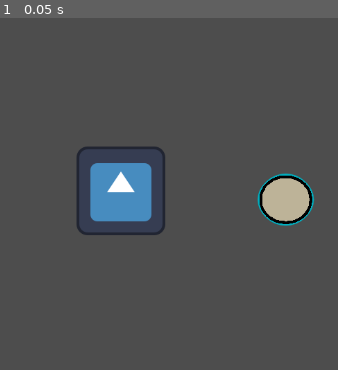
Above: before the commit, frame 1.
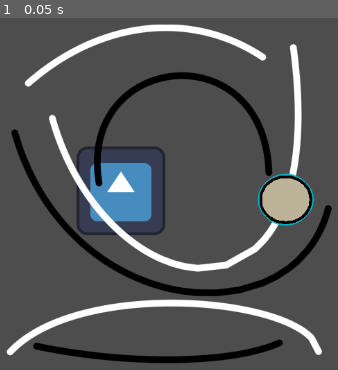
Above: after the commit, the same moment.

Repository: shafayatb/ShaderPlayground
Game: Godot game, scene res://shader_test.tscn
Same seed, same stepped clock (60 frames per second), same inputs: the game is played once before the commit and once after it. The engine's default icon, where the game draws it, is replaced by a stand-in: a white triangle on a blue panel in a dark square.
Inputs:
- Up to frame 1 (0.05 s): no input

The runs differ from the first frame. In frame 1, 13% of the frame differs, in the area x 1-99%, y 1-99%.

Commit message:
Line screen shader demo

Diff:
--- /dev/null
+++ b/code_shaders/line_screen.gdshader
@@ -0,0 +1,11 @@
+shader_type canvas_item;
+
+uniform vec2 target = vec2(0.5);
+uniform float intensity: hint_range(0.0, 1.0, 0.01) ;
+
+void fragment() {
+	COLOR = vec4(1.0);
+	float x = SCREEN_PIXEL_SIZE.x / distance(vec2(target.x, UV.y), UV);
+	float y = SCREEN_PIXEL_SIZE.y / distance(vec2(UV.x, target.y), UV);
+	COLOR.a = (x+y) * intensity;
+}
--- /dev/null
+++ b/code_shaders/line_screen_shader.tres
@@ -0,0 +1,8 @@
+[gd_resource type="ShaderMaterial" load_steps=2 format=3 uid="uid://dhof6twpios61"]
+
+[ext_resource type="Shader" uid="uid://di1doqs0nt635" path="res://code_shaders/line_screen.gdshader" id="1_5a7cu"]
+
+[resource]
+shader = ExtResource("1_5a7cu")
+shader_parameter/target = Vector2(0.5, 0.5)
+shader_parameter/intensity = 0.72
--- a/code_shaders/ripple_reflection.tres
+++ b/code_shaders/ripple_reflection.tres
@@ -17,4 +17,4 @@
 shader_parameter/y_amount = 0.6
 shader_parameter/tint = Color(0, 0.647059, 0.764706, 1)
 shader_parameter/scale = Vector2(6.77344, 5.67188)
-shader_parameter/zoom = Vector2(0, 0.5)
+shader_parameter/zoom = Vector2(0, 0.263331)
--- a/code_shaders/shockwave.gdshader
+++ b/code_shaders/shockwave.gdshader
@@ -1,14 +1,16 @@
 shader_type canvas_item;
 
-void vertex() {
-	// Called for every vertex the material is visible on.
-}
+uniform vec2 center;
+uniform float force;
+uniform float size;
+uniform float thickness;
+uniform sampler2D screen_texture : hint_screen_texture, repeat_disable, filter_nearest;
 
 void fragment() {
-	// Called for every pixel the material is visible on.
+	float ratio = SCREEN_PIXEL_SIZE.x / SCREEN_PIXEL_SIZE.y;
+	vec2 scaledUV = ( SCREEN_UV - vec2(0.5, 0.0) ) / vec2(ratio, 1.0) + vec2(0.5, 0.0);
+	float mask = (1.0 - smoothstep(size-0.1, size, length(scaledUV - center))) *
+		smoothstep(size-thickness-0.1, size-thickness, length(scaledUV - center));
+	vec2 disp = normalize(scaledUV - center) * force * mask;
+	COLOR = texture(screen_texture, SCREEN_UV - disp);
 }
-
-//void light() {
-//	// Called for every pixel for every light affecting the CanvasItem.
-//	// Uncomment to replace the default light processing function with this one.
-//}
--- a/code_shaders/shockwave_shader.tres
+++ b/code_shaders/shockwave_shader.tres
@@ -4,3 +4,7 @@
 
 [resource]
 shader = ExtResource("1_d2w3p")
+shader_parameter/center = Vector2(0.5, 0.5)
+shader_parameter/force = 0.05
+shader_parameter/size = 1.0
+shader_parameter/thickness = 0.09
--- /dev/null
+++ b/mouse_shader_test.gd
@@ -0,0 +1,9 @@
+extends Node2D
+
+@onready var color_rect: ColorRect = $CanvasLayer/ColorRect
+
+func _process(delta: float) -> void:
+	var mouse_position = get_viewport().get_mouse_position()
+	mouse_position.x /= get_viewport_rect().size.x
+	mouse_position.y /= get_viewport_rect().size.y
+	color_rect.material.set_shader_parameter("target", mouse_position)
--- /dev/null
+++ b/mouse_shader_test.tscn
@@ -0,0 +1,17 @@
+[gd_scene load_steps=3 format=3 uid="uid://bvker77qhbxl1"]
+
+[ext_resource type="Script" uid="uid://5pc086ydf6g4" path="res://mouse_shader_test.gd" id="1_j16d8"]
+[ext_resource type="Material" uid="uid://dhof6twpios61" path="res://code_shaders/line_screen_shader.tres" id="2_qca7y"]
+
+[node name="MouseShaderTest" type="Node2D"]
+script = ExtResource("1_j16d8")
+
+[node name="CanvasLayer" type="CanvasLayer" parent="."]
+
+[node name="ColorRect" type="ColorRect" parent="CanvasLayer"]
+material = ExtResource("2_qca7y")
+anchors_preset = 15
+anchor_right = 1.0
+anchor_bottom = 1.0
+grow_horizontal = 2
+grow_vertical = 2
--- a/shader_test.tscn
+++ b/shader_test.tscn
@@ -7,19 +7,69 @@
 [ext_resource type="Script" uid="uid://bjgokpep0bj8x" path="res://blacknwhite.gd" id="5_0mdu4"]
 [ext_resource type="Material" uid="uid://deyhyqx3flh4b" path="res://visual_shaders/simple_outline_shader.tres" id="6_4sh6q"]
 [ext_resource type="Texture2D" uid="uid://eck5ouwvjsbi" path="res://assets/head.png" id="7_1mq4w"]
+[ext_resource type="Material" uid="uid://df1h55w38p1g" path="res://code_shaders/shockwave_shader.tres" id="8_1mq4w"]
+
+[sub_resource type="Animation" id="Animation_movfo"]
+resource_name = "pulse"
+tracks/0/type = "value"
+tracks/0/imported = false
+tracks/0/enabled = true
+tracks/0/path = NodePath("ColorRect:material:shader_parameter/force")
+tracks/0/interp = 1
+tracks/0/loop_wrap = false
+tracks/0/keys = {
+"times": PackedFloat32Array(0, 0.8),
+"transitions": PackedFloat32Array(1, 1),
+"update": 0,
+"values": [0.0, 0.05]
+}
+tracks/1/type = "value"
+tracks/1/imported = false
+tracks/1/enabled = true
+tracks/1/path = NodePath("ColorRect:material:shader_parameter/size")
+tracks/1/interp = 1
+tracks/1/loop_wrap = false
+tracks/1/keys = {
+"times": PackedFloat32Array(0, 0.8),
+"transitions": PackedFloat32Array(1, 1),
+"update": 0,
+"values": [0.0, 1.0]
+}
+
+[sub_resource type="Animation" id="Animation_n1cy7"]
+length = 0.001
+tracks/0/type = "value"
+tracks/0/imported = false
+tracks/0/enabled = true
+tracks/0/path = NodePath("ColorRect:material:shader_parameter/force")
+tracks/0/interp = 1
+tracks/0/loop_wrap = true
+tracks/0/keys = {
+"times": PackedFloat32Array(0),
+"transitions": PackedFloat32Array(1),
+"update": 0,
+"values": [0.0]
+}
+tracks/1/type = "value"
+tracks/1/imported = false
+tracks/1/enabled = true
+tracks/1/path = NodePath("ColorRect:material:shader_parameter/size")
+tracks/1/interp = 1
+tracks/1/loop_wrap = true
+tracks/1/keys = {
+"times": PackedFloat32Array(0),
+"transitions": PackedFloat32Array(1),
+"update": 0,
+"values": [0.0]
+}
+
+[sub_resource type="AnimationLibrary" id="AnimationLibrary_aigp2"]
+_data = {
+&"RESET": SubResource("Animation_n1cy7"),
+&"pulse": SubResource("Animation_movfo")
+}
 
 [node name="ShaderTest" type="Node2D"]
-
-[node name="CanvasLayer" type="CanvasLayer" parent="."]
-visible = false
-
-[node name="ColorRect" type="ColorRect" parent="CanvasLayer"]
-anchors_preset = 15
-anchor_right = 1.0
-anchor_bottom = 1.0
-grow_horizontal = 2
-grow_vertical = 2
-mouse_filter = 2
 
 [node name="Icon2" type="Sprite2D" parent="."]
 position = Vector2(542, 313)
@@ -34,7 +84,6 @@
 script = ExtResource("3_qdfbv")
 
 [node name="Blacknwhite" type="Sprite2D" parent="."]
-visible = false
 position = Vector2(607, 308)
 texture = ExtResource("3_gibmb")
 script = ExtResource("5_0mdu4")
@@ -43,3 +92,19 @@
 material = ExtResource("6_4sh6q")
 position = Vector2(780, 326)
 texture = ExtResource("7_1mq4w")
+
+[node name="CanvasLayer" type="CanvasLayer" parent="."]
+
+[node name="ColorRect" type="ColorRect" parent="CanvasLayer"]
+material = ExtResource("8_1mq4w")
+anchors_preset = 15
+anchor_right = 1.0
+anchor_bottom = 1.0
+grow_horizontal = 2
+grow_vertical = 2
+mouse_filter = 2
+
+[node name="AnimationPlayer" type="AnimationPlayer" parent="CanvasLayer"]
+libraries = {
+&"": SubResource("AnimationLibrary_aigp2")
+}
Not shown, added: code_shaders/line_screen.gdshader.uid
Not shown, added: mouse_shader_test.gd.uid
Not shown: 1 places in shader_test.tscn that only renumber resources
